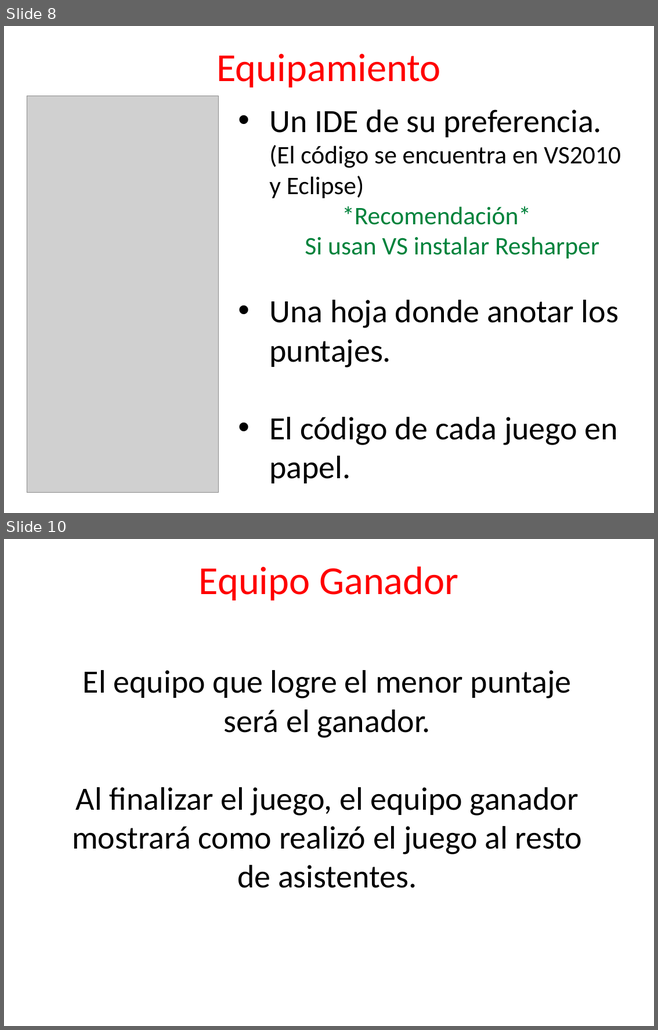
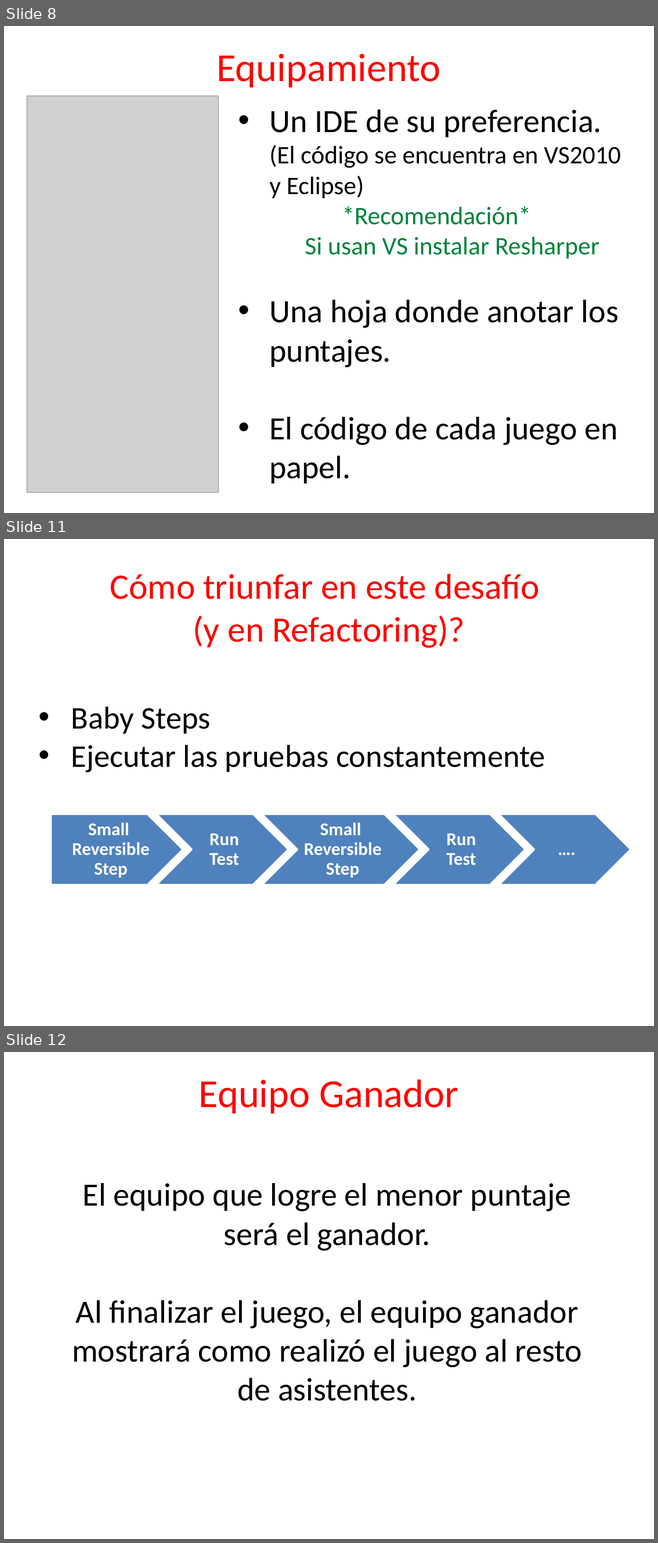
Before and after one commit to angelnunezsalazar/Refactoring-Golf, a slide deck: ppt/Diapositivas v2.pptx. Shown one above the other, each under a label of ours: slides 8 and 10 before the commit, slides 8, 11 and 12 after it; the slides between them are not shown. The pictures are 658x1030 and 658x1543 pixels, drawn with LibreOffice and Linux fonts; fonts in the diff are those of the drawing; grey boxes stand for pictures. Boxes give left, top, right and bottom in pixels: in the first picture for what was removed or moved away, otherwise in the second. Text is boxed around its words. In the diff, an @@ line names an element or a change of style, - is before the commit and + after.

```diff
--- a/ppt/Diapositivas v2.pptx
+++ b/ppt/Diapositivas v2.pptx
@@ slide 11 added at [4,539,654,1026], background #FFFFFF @@
@@ title added at [110,574,539,648], 39.6 pt, text #FF0000 @@
+Cómo triunfar en este desafío
+(y en Refactoring)?
@@ text added at [71,707,545,773], 35 pt, text #000000 @@
+• Baby Steps
+• Ejecutar las pruebas constantemente
@@ group added at [51,815,630,885]: 5 texts, 4 chevrons, 1 pentagon arrow @@
+Small
+Reversible Step
+Run Test
+Small
+Reversible Step
+Run Test
+….
@@ what was slide 10 is now slide 12 @@
```
Also in this commit, not shown: 1 slide changed, 1 other slide added, 2 other files.
